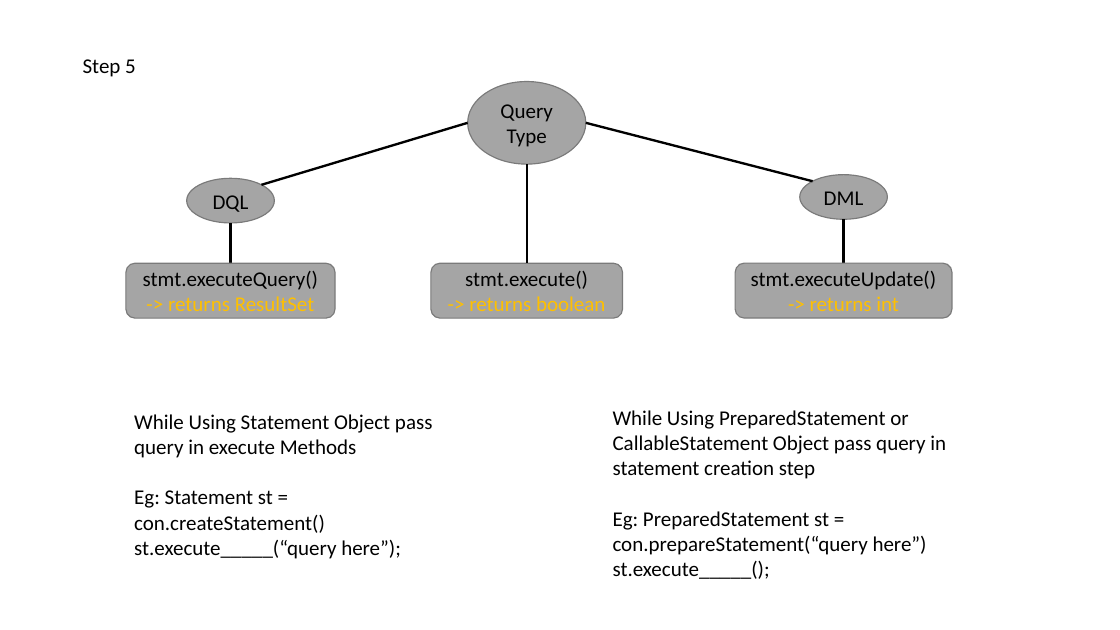
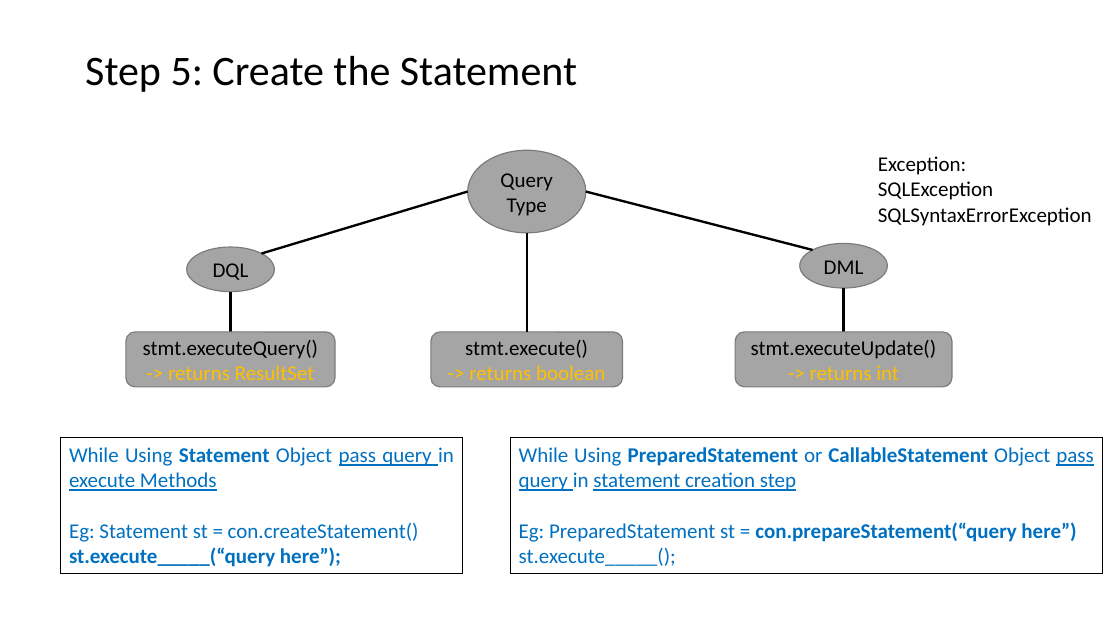
Before and after one commit to psp2108/JDBC_demo, a slide deck: slide 9 of JDBC_PPT/JDBC.pptx. Drawn at 1120x630 pixels with LibreOffice and Linux fonts; fonts in the diff are those of the drawing. Boxes give left, top, right and bottom in pixels: in the first picture for what was removed or moved away, otherwise in the second. Text is boxed around its words. In the diff, an @@ line names an element or a change of style, - is before the commit and + after.

```diff
--- a/JDBC_PPT/JDBC.pptx
+++ b/JDBC_PPT/JDBC.pptx
@@ text at <box>85,56,577,92</box>: text changed; size 18 to 36 pt @@
-Step 5
+Step 5: Create the Statement
@@ text added at <box>878,156,1092,226</box>, 18 pt, text #000000 @@
+Exception:
+SQLException
+SQLSyntaxErrorException
@@ 5 lines, 3 ellipses, 3 rounded rectangles: place and size @@
-5 lines, 3 ellipses, 3 rounded rectangles at <box>126,82,952,318</box>
+5 lines, 3 ellipses, 3 rounded rectangles at <box>126,150,952,386</box>
@@ rectangle "While Using Statement Object pass ...": place and size @@
-rectangle "While Using Statement Object pass ..." at <box>134,414,433,559</box>
+rectangle "While Using Statement Object pass ..." at <box>60,438,462,574</box>
@@ rectangle "While Using Statement Object pass ..." at <box>60,438,462,574</box>: text colour #000000 to #0070C0; bold on in "Statement", "st.execute_____(“query here”);"; underline on in "pass query execute Methods"; alignment left to justified; outline none to #000000 0.75 pt dashed @@
@@ rectangle "While Using PreparedStatement or CallableStatement ...": place and size @@
-rectangle "While Using PreparedStatement or CallableStatement ..." at <box>613,410,946,579</box>
+rectangle "While Using PreparedStatement or CallableStatement ..." at <box>511,438,1103,574</box>
@@ rectangle "While Using PreparedStatement or CallableStatement ..." at <box>511,438,1103,574</box>: text colour #000000 to #0070C0; bold on in "PreparedStatement CallableStatement", "con.prepareStatement(“query here”)"; underline on in "pass query statement creation step"; alignment left to justified; outline none to #000000 0.75 pt dashed @@
```
Also in this commit, not shown: 11 other slides changed, 4 slides added, 3 slides removed.
